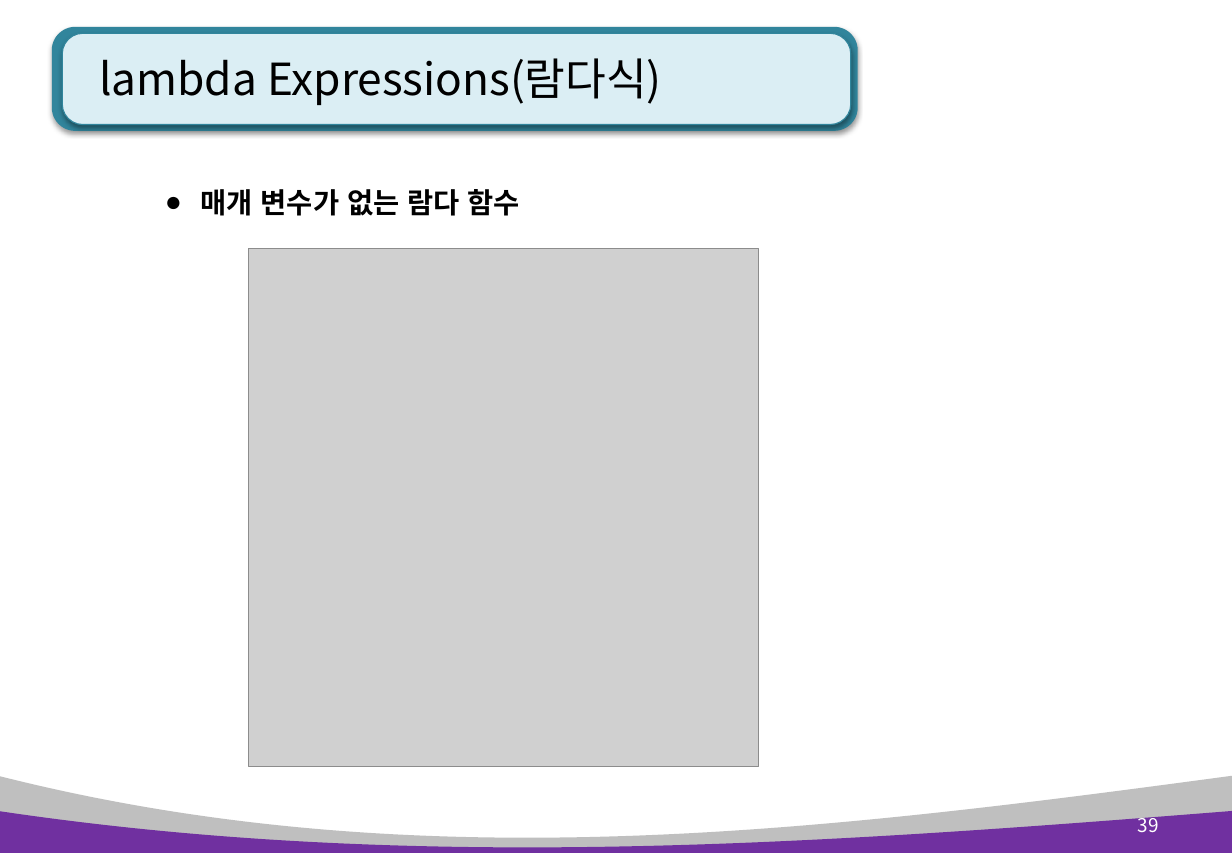
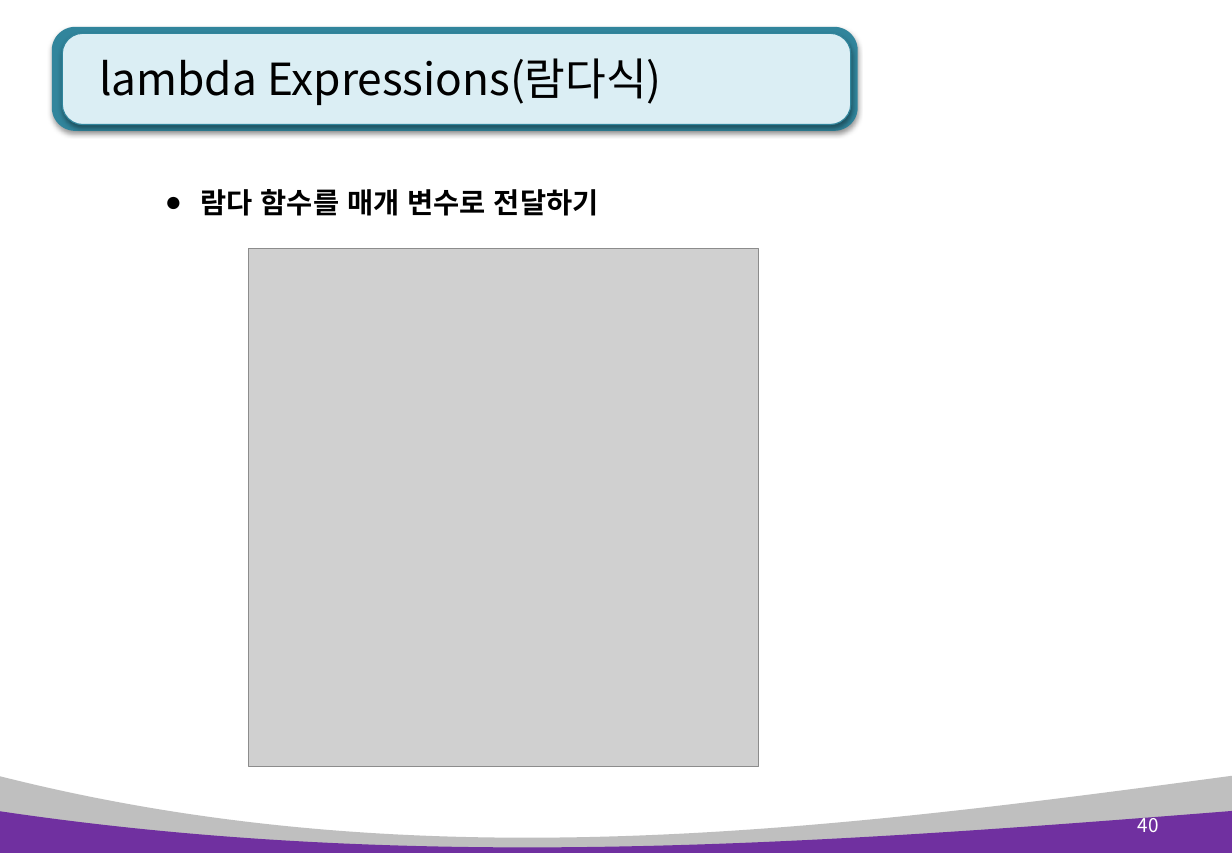
Before and after one commit to kiyongee2/green_project_web, a slide deck: slide 40 of python_ppt/Python 5장. 함수.pptx (slide 39 before the commit). Drawn at 1232x853 pixels with LibreOffice and Linux fonts; fonts in the diff are those of the drawing; grey boxes stand for pictures. Boxes give left, top, right and bottom in pixels: in the first picture for what was removed or moved away, otherwise in the second. Text is boxed around its words. In the diff, an @@ line names an element or a change of style, - is before the commit and + after.

Commit message:
lambda recursive

```diff
--- a/python_ppt/Python 5장. 함수.pptx
+++ b/python_ppt/Python 5장. 함수.pptx
@@ text at box(200, 189, 599, 216): text changed @@
-● 매개 변수가 없는 람다 함수
+● 람다 함수를 매개 변수로 전달하기
@@ page number at box(1138, 813, 1159, 832): text changed @@
-39
+40
```
Also in this commit, not shown: 2 other slides changed, 1 slide added, 2 other files.
